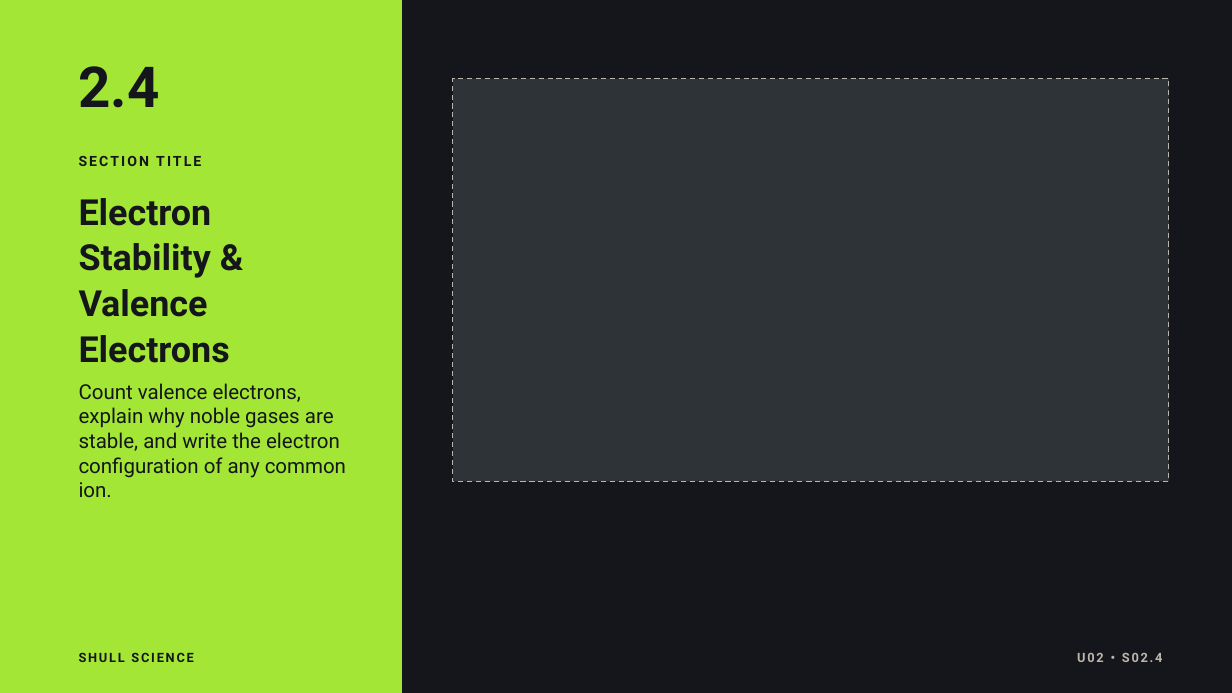
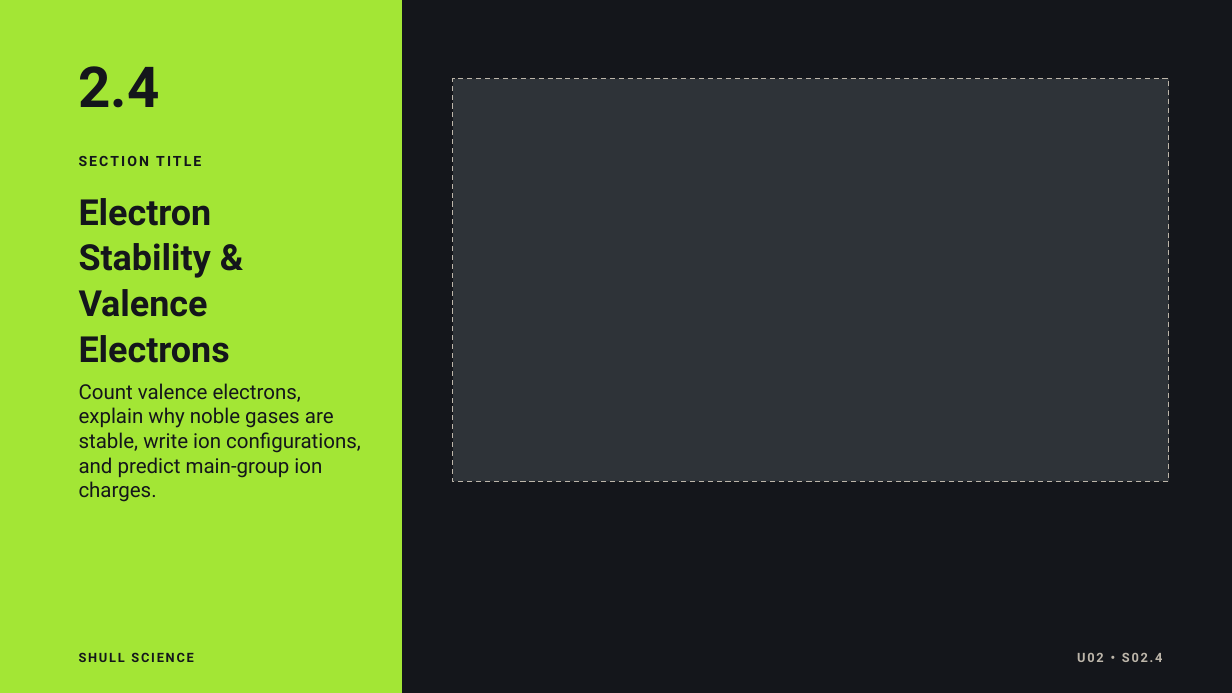
Before and after one commit to Hayabusa015/WorkWork, a slide deck: slide 1 of deliverables/chem-u02/SHULL_CHEM_Slides_U02_S02.4.pptx. Drawn at 1232x693 pixels with LibreOffice and Linux fonts; fonts in the diff are those of the drawing. Boxes give left, top, right and bottom in pixels: in the first picture for what was removed or moved away, otherwise in the second. Text is boxed around its words. In the diff, an @@ line names an element or a change of style, - is before the commit and + after.

```diff
--- a/deliverables/chem-u02/SHULL_CHEM_Slides_U02_S02.4.pptx
+++ b/deliverables/chem-u02/SHULL_CHEM_Slides_U02_S02.4.pptx
@@ text at [79, 383, 361, 502]: text changed @@
-Count valence electrons, explain why noble gases are stable, and write the electron configuration of any common ion.
+Count valence electrons, explain why noble gases are stable, write ion configurations, and predict main-group ion charges.
```
Also in this commit, not shown: 8 other slides changed, 2 slides added, 2 slides removed, 6 other files.
